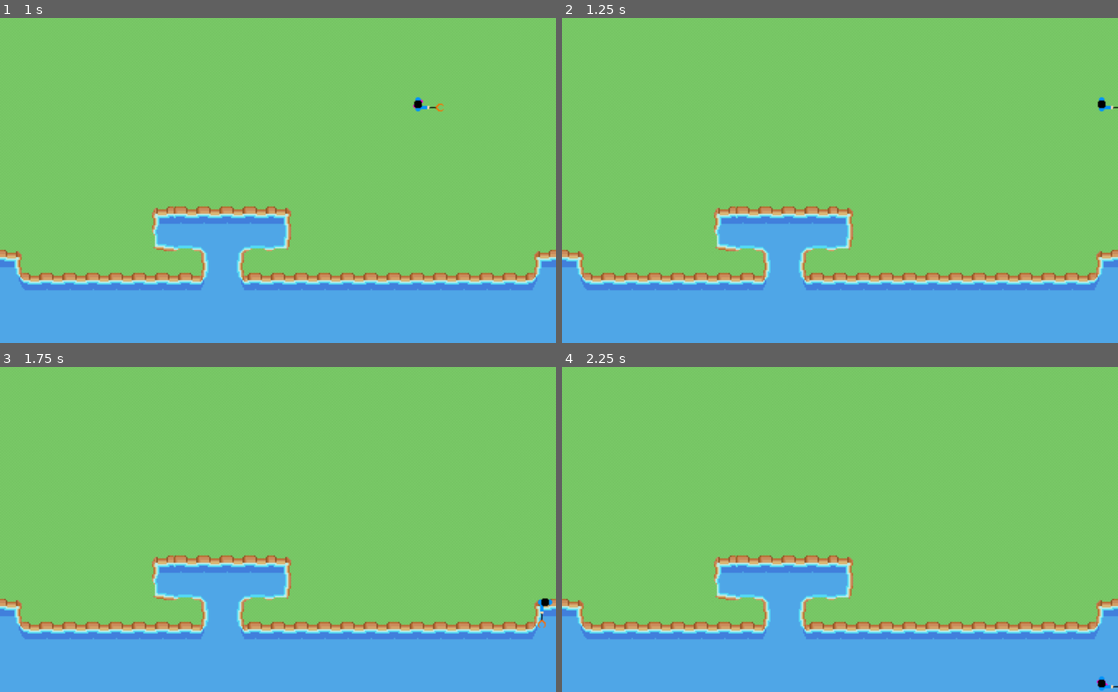
Above: before the commit, frames 1-4 (two rows, left to right).
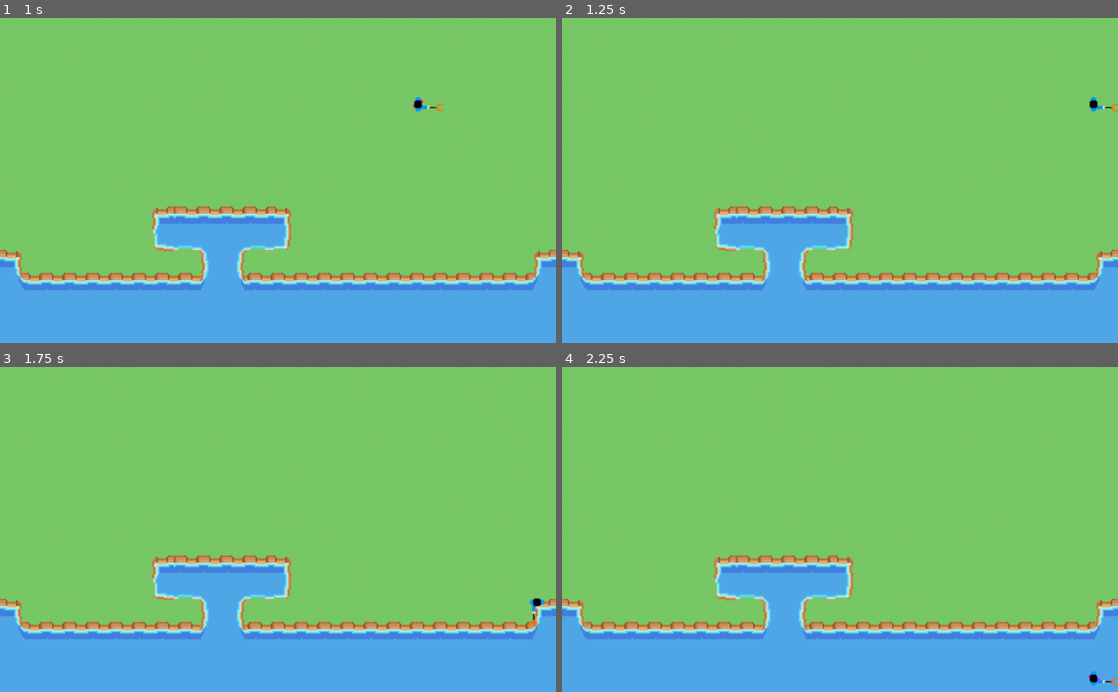
Above: after the commit, the same moments.

Repository: SimonDamberg/trashman-outyard
Game: Godot game, scene res://Axel.tscn
Same seed, same stepped clock (60 frames per second), same inputs: the game is played once before the commit and once after it.
Inputs:
- Up to frame 1 (1 s): tap Enter at 0.5 s; hold Right (ui_right) from 0.53 s (still down); hold Shift from 0.53 s (still down)
- Up to frame 2 (1.25 s): keep holding Right (ui_right); keep holding Shift
- Up to frame 3 (1.75 s): release Right (ui_right) at 1.28 s; release Shift at 1.28 s; hold Down (ui_down) from 1.28 s (still down); tap Shift at 1.35 s
- Up to frame 4 (2.25 s): release Down (ui_down) at 2.03 s; hold Right (ui_right) from 2.03 s (still down); hold Shift from 2.03 s (still down)

Frame 1 is identical in both runs. In frame 2, 0.1% of the frame differs, in the area x 94-100%, y 24-29%; in frame 3, 0.2%, in the area x 95-100%, y 71-81%; in frame 4, 0.2%.

Commit message:
Fixed stuff

Diff:
--- a/Hackathon/resources/GameController.gd
+++ b/Hackathon/resources/GameController.gd
@@ -1,10 +1,9 @@
 extends Node2D
 
-# Declare member variables here. Examples:
-# var a = 2
-# var b = "text"
 const loc = Vector2()
-const max_trash = 10
+var max_trash = 10
+var spawn_rate = 1
+var lastDeploy = 0
 var player
 
 var trash = [
@@ -12,20 +11,18 @@
 	preload("res://resources/Trash.tscn")
 ]
 
-
 # Called when the node enters the scene tree for the first time.
 func _ready():
 	player = get_parent().get_node("Player")
 
-var lastDeploy = 0;
 # Called every frame. 'delta' is the elapsed time since the previous frame.
 func _process(delta):
 	var window_size = get_viewport().size
 	randomize()
-	var spawn = randi() % 100 + 1
+	var should_spawn = randi() % 100 + 1
 	var number_of_trash = get_child_count()
 	lastDeploy += delta;
-	if(spawn == 1 && number_of_trash < max_trash && lastDeploy > 1):
+	if(should_spawn <= spawn_rate && number_of_trash < max_trash && lastDeploy > 1):
 		var x = randi() % trash.size()
 		loc.x = rand_range(1, window_size.x)
 		loc.y = rand_range(1, window_size.y)
@@ -34,3 +31,9 @@
 		player.connect('hit_trash', trash_obj, 'delete_trash')
 		add_child(trash_obj)
 		lastDeploy = 0;
+
+func upgrade_spawn_rate():
+	spawn_rate += 0.1
+
+func upgrade_max_trash():
+	max_trash += 3
--- a/Hackathon/resources/Player.gd
+++ b/Hackathon/resources/Player.gd
@@ -44,10 +44,11 @@
 
 # Called every frame. 'delta' is the elapsed time since the previous frame.
 func _process(delta):
+	var window_size = get_viewport().size
 	var velocity = get_input()
 	position += velocity * delta
-	position.x = clamp(position.x, 10, screen_size.x-10) # TODO add offset
-	position.y = clamp(position.y, 10, screen_size.y-10) # TODO add offset
+	position.x = clamp(position.x, 50, screen_size.x-25) # TODO add offset
+	position.y = clamp(position.y, 40, screen_size.y-20) # TODO add offset
 	$AnimatedSprite.animation = "walk"
 
 func _on_Player_body_entered(body):
